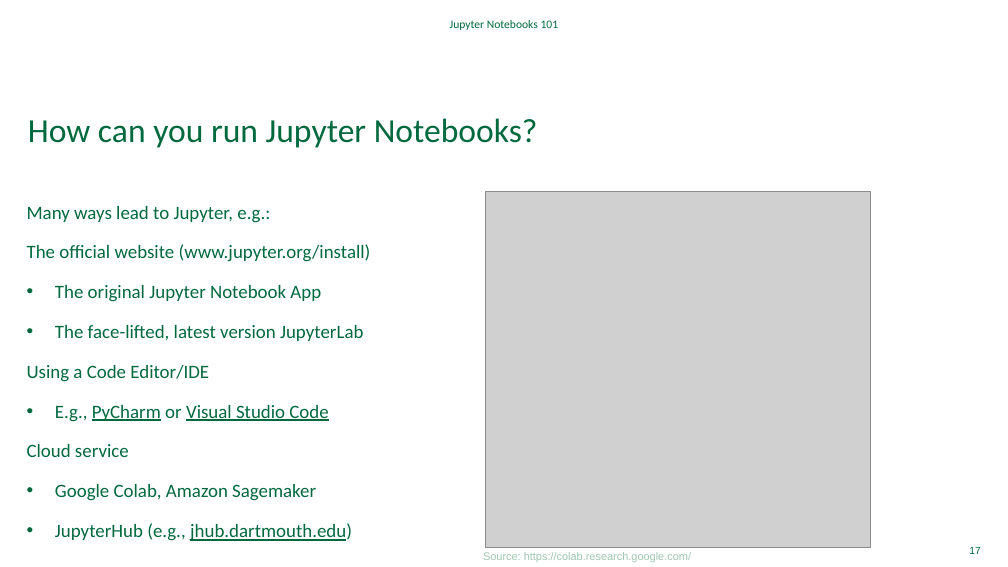
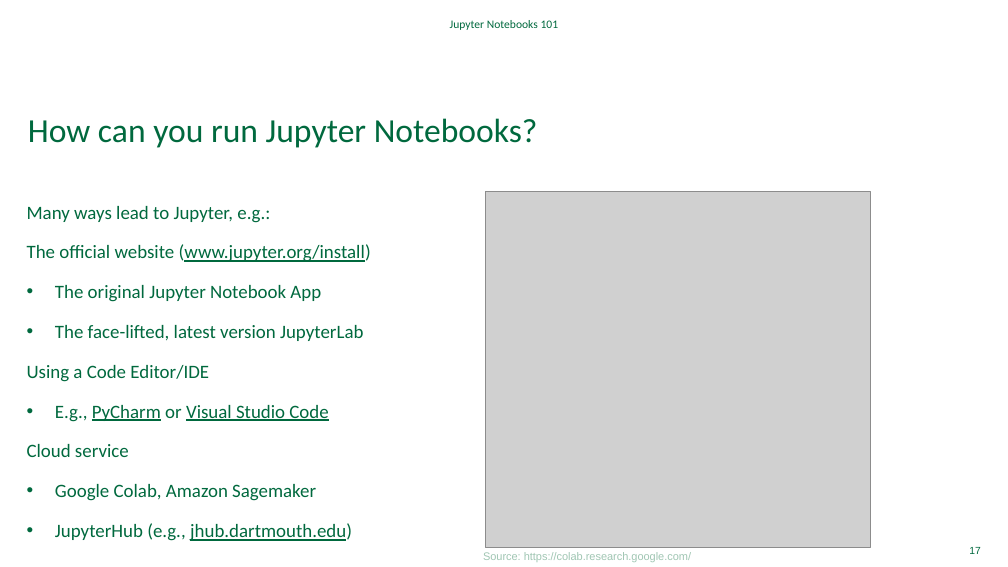
Before and after one commit to Dartmouth-Libraries/jupyter-notebooks-101, a slide deck: slide 17 of ppt/Jupyter-Notebooks-101.pptx. Drawn at 1008x567 pixels with LibreOffice and Linux fonts; fonts in the diff are those of the drawing; grey boxes stand for pictures; background and template pictures are left out. Boxes give left, top, right and bottom in pixels: in the first picture for what was removed or moved away, otherwise in the second. Text is boxed around its words. In the diff, an @@ line names an element or a change of style, - is before the commit and + after.

```diff
--- a/ppt/Jupyter-Notebooks-101.pptx
+++ b/ppt/Jupyter-Notebooks-101.pptx
@@ text at box(27, 244, 371, 262): underline on in "(www.jupyter.org/install)" @@
```
Also in this commit, not shown: 6 other slides changed, 2 slides added, 8 other files.
